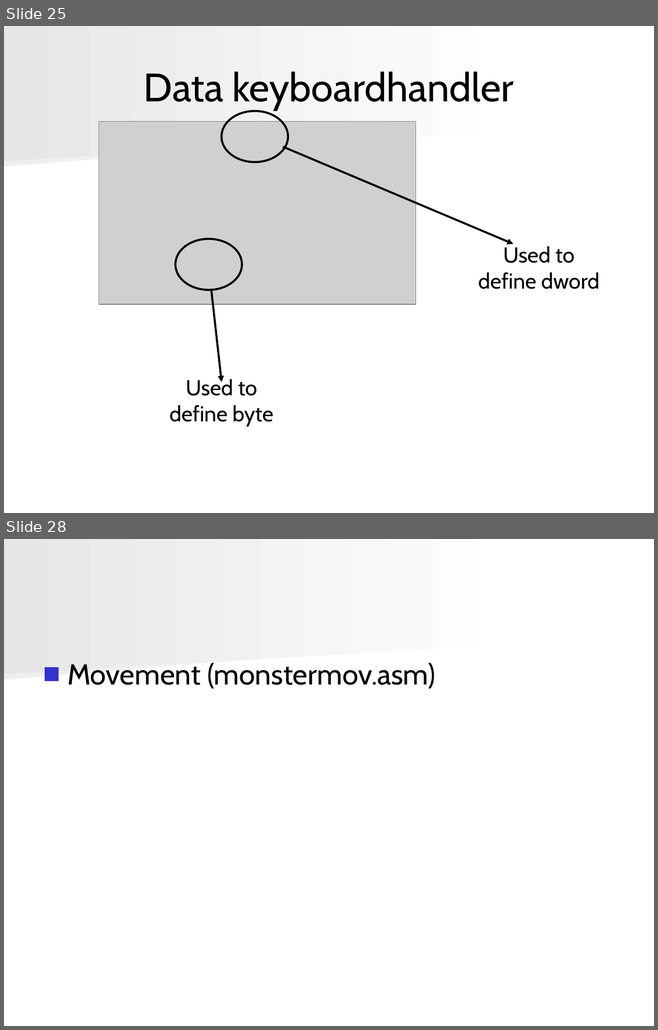
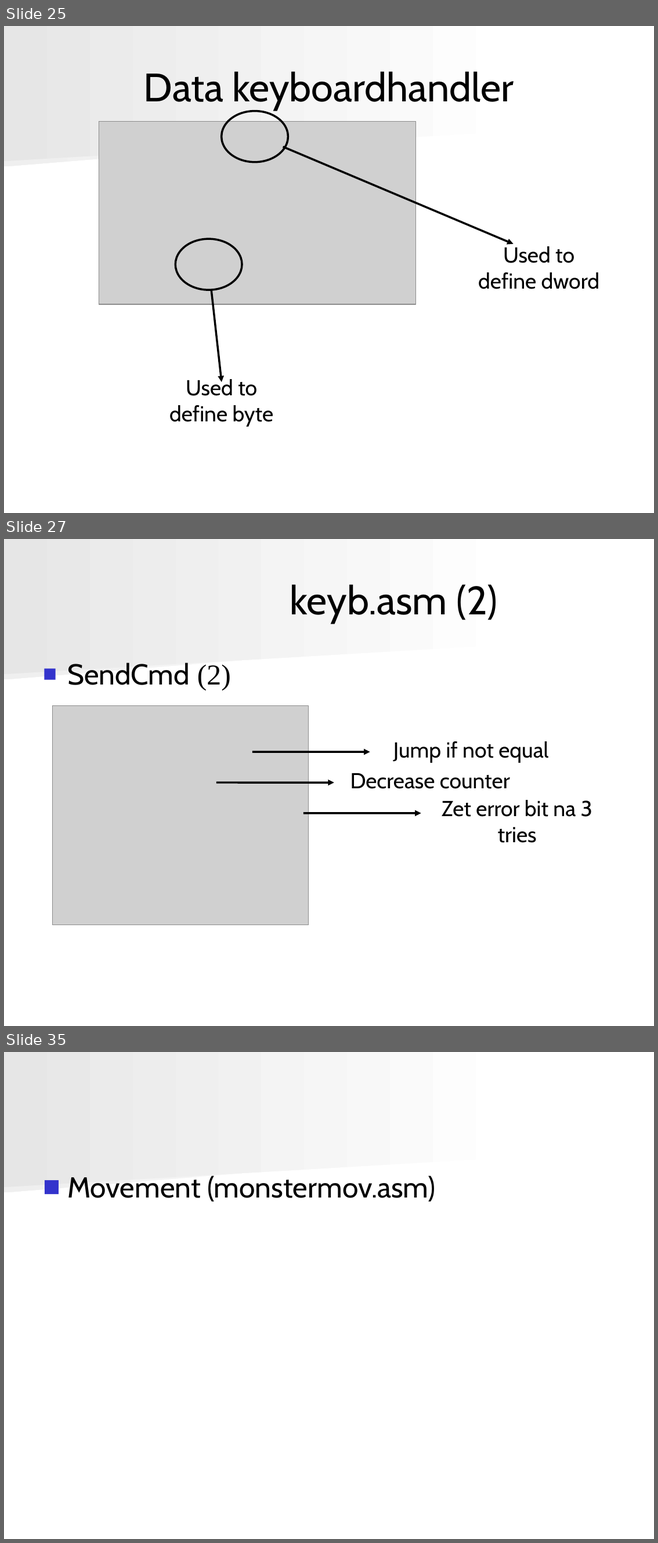
Before and after one commit to angryzor/space_invaders_8086, a slide deck: Presentatie.ppt. Shown one above the other, each under a label of ours: slides 25 and 28 before the commit, slides 25, 27 and 35 after it; the slides between them are not shown. The pictures are 658x1030 and 658x1543 pixels, drawn with LibreOffice and Linux fonts; fonts in the diff are those of the drawing; grey boxes stand for pictures. Boxes give left, top, right and bottom in pixels: in the first picture for what was removed or moved away, otherwise in the second. Text is boxed around its words. In the diff, an @@ line names an element or a change of style, - is before the commit and + after.

```diff
--- a/Presentatie.ppt
+++ b/Presentatie.ppt
@@ slide 27 added at box(4, 539, 654, 1026), background #FFFFFF; not listed: 2 template elements that a slide beside it also shows @@
@@ title added at box(290, 584, 498, 624), 44 pt, text #000000 @@
+keyb.asm (2)
@@ text added at box(67, 663, 231, 690), 32 pt, text #000000 @@
+■ SendCmd (2)
@@ picture added at box(53, 706, 308, 925) @@
@@ text added at box(393, 741, 548, 762), 24 pt, text #000000 @@
+Jump if not equal
@@ arrow added from (252, 752) to (370, 752), #000000 2.24 pt @@
@@ text added at box(350, 773, 510, 789), 24 pt, text #000000 @@
+Decrease counter
@@ arrow added from (216, 783) to (334, 783), #000000 2.24 pt @@
@@ arrow added from (303, 813) to (421, 813), #000000 2.24 pt @@
@@ text added at box(441, 800, 592, 843), 24 pt, text #000000 @@
+Zet error bit na 3 tries
@@ what was slide 28 is now slide 35 @@
```
Also in this commit, not shown: 7 other slides added, 1 slide removed.
